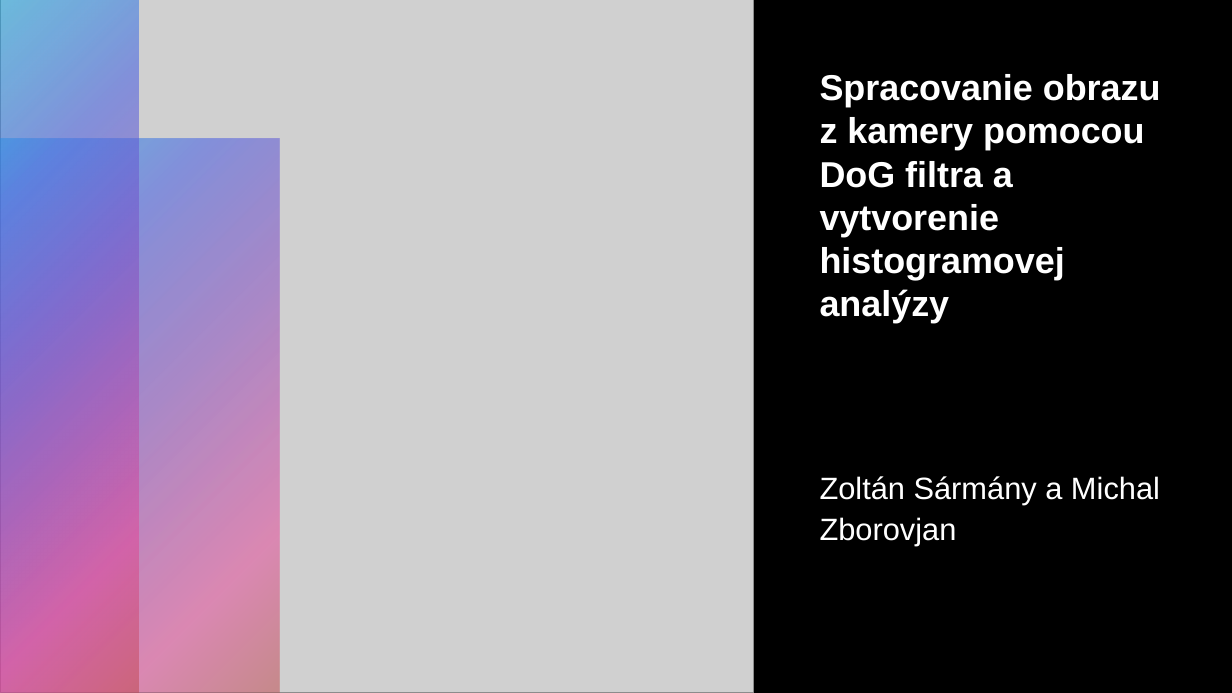
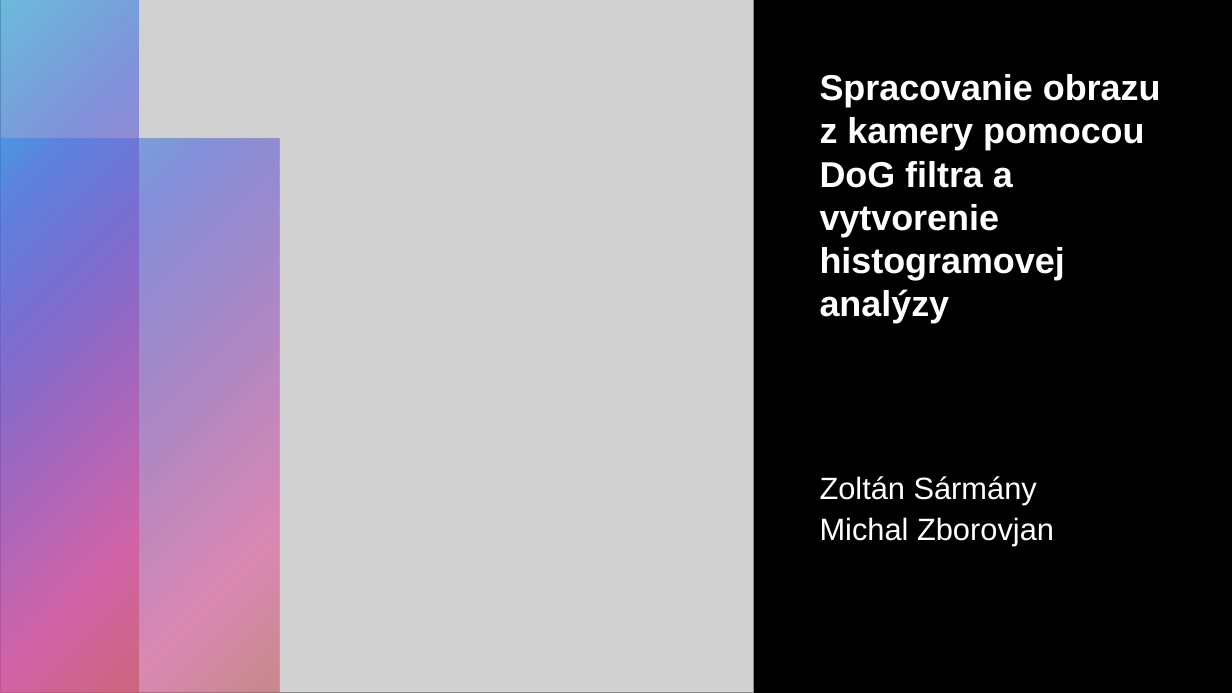
Before and after one commit to MichaZbor/PVSO_SarmZbor, a slide deck: slide 1 of Zad3_uloha_E/prez.pptx. Drawn at 1232x693 pixels with LibreOffice and Linux fonts; fonts in the diff are those of the drawing; grey boxes stand for pictures. Boxes give left, top, right and bottom in pixels: in the first picture for what was removed or moved away, otherwise in the second. Text is boxed around its words. In the diff, an @@ line names an element or a change of style, - is before the commit and + after.

```diff
--- a/Zad3_uloha_E/prez.pptx
+++ b/Zad3_uloha_E/prez.pptx
@@ subtitle at (x1=820, y1=476, x2=1054, y2=545): text changed @@
-Zoltán Sármány a Michal Zborovjan
+Zoltán Sármány
+Michal Zborovjan
```
Also in this commit, not shown: 3 other slides changed, 1 slide added, 1 other file.
